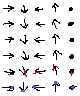
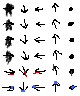
Layer changes from the first 80 x 96 image to the second:
painted on "Hit" over [4, 3, 15, 65]
